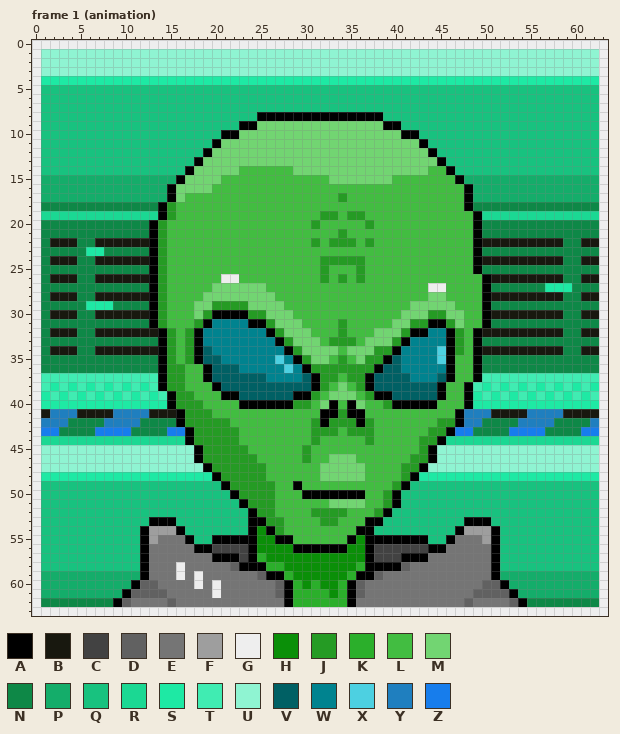
A pixel-art file gets an edit: Assets/AnimationImporter-master/portraits/alien-portrait.ase. Above, as it was before the edit.
64x64 pixels, 8 frames. Colours within 5 levels of each other are drawn and written as one. Shown: frame 1 (animation). The commit also changed other frames, which this record leaves out.
Visible layers, top first: "border", "glitch/screen", "glitch/noise", "glitch/bars", "face", "pit".
Palette (. is transparent): A #000000  B #18180f  C #424242  D #616161  E #757575  F #9e9e9e  G #eeeeee  H #0a8f08  J #259b24  K #2baf2b  L #42bd41  M #72d572  N #0e8847  P #14ad6a  Q #18c27f  R #1bd893  S #1ee9a4  T #40ecb2  U #8ff4d2  V #006064  W #00838f  X #4dd0e1  Y #1f7fbf  Z #177dec
Pixels before, frame 1 (animation) (only the part around the change), first column x 0:
 0 GGGGGGGGGGGGGGGGGGGGGGGGGGGGGGGGGGGGGGGGGGGGGGGGGGGGGGGGGGGGGGGG
 1 GUUUUUUUUUUUUUUUUUUUUUUUUUUUUUUUUUUUUUUUUUUUUUUUUUUUUUUUUUUUUUUG
 2 GUUUUUUUUUUUUUUUUUUUUUUUUUUUUUUUUUUUUUUUUUUUUUUUUUUUUUUUUUUUUUUG
 3 GUUUUUUUUUUUUUUUUUUUUUUUUUUUUUUUUUUUUUUUUUUUUUUUUUUUUUUUUUUUUUUG
 4 GSSSSSSSSSSSSSSSSSSSSSSSSSSSSSSSSSSSSSSSSSSSSSSSSSSSSSSSSSSSSSSG
 5 GQQQQQQQQQQQQQQQQQQQQQQQQQQQQQQQQQQQQQQQQQQQQQQQQQQQQQQQQQQQQQQG
 6 GQQQQQQQQQQQQQQQQQQQQQQQQQQQQQQQQQQQQQQQQQQQQQQQQQQQQQQQQQQQQQQG
 7 GQQQQQQQQQQQQQQQQQQQQQQQQQQQQQQQQQQQQQQQQQQQQQQQQQQQQQQQQQQQQQQG
 8 GQQQQQQQQQQQQQQQQQQQQQQQQAAAAAAAAAAAAAAQQQQQQQQQQQQQQQQQQQQQQQQG
 9 GQQQQQQQQQQQQQQQQQQQQQQAAMMMMMMMMMMMMMMAAQQQQQQQQQQQQQQQQQQQQQQG
10 GQQQQQQQQQQQQQQQQQQQQAAMMMMMMMMMMMMMMMMMMAAQQQQQQQQQQQQQQQQQQQQG
11 GQQQQQQQQQQQQQQQQQQQAMMMMMMMMMMMMMMMMMMMMMMAQQQQQQQQQQQQQQQQQQQG
12 GQQQQQQQQQQQQQQQQQQAMMMMMMMMMMMMMMMMMMMMMMMMAQQQQQQQQQQQQQQQQQQG
13 GQQQQQQQQQQQQQQQQQAMMMMMMMMMMMMMMMMMMMMMMMMMMAQQQQQQQQQQQQQQQQQG
14 GQQQQQQQQQQQQQQQQAMMMMMLLLLLLMMMMMMMMMMMMMMMLLAQQQQQQQQQQQQQQQQG
15 GPPPPPPPPPPPPPPPAMMMMLLLLLLLLLLLLMMMMMMMLLLLLLLAPPPPPPPPPPPPPPPG
16 GPPPPPPPPPPPPPPAMMMMLLLLLLLLLLLLLLLLLLLLLLLLLLLLAPPPPPPPPPPPPPPG
17 GPPPPPPPPPPPPPPAMLLLLLLLLLLLLLLLLLJLLLLLLLLLLLLLAPPPPPPPPPPPPPPG
18 GNNNNNNNNNNNNNAJLLLLLLLLLLLLLLLLLLLLLLLLLLLLLLLLANNNNNNNNNNNNNNG
19 GRRRRRRRRRRRRRAJLLLLLLLLLLLLLLLLJJLJJLLLLLLLLLLLLARRRRRRRRRRRRRG
20 GNNNNNNNNNNNNAJLLLLLLLLLLLLLLLLJLLLLLJLLLLLLLLLLLANNNNNNNNNNNNNG
21 GNNNNNNNNNNNNAJLLLLLLLLLLLLLLLLLLLJLLLLLLLLLLLLLLANNNNNNNNNNNNNG
22 GNBBBNNBBBBBBAJLLLLLLLLLLLLLLLLJLJJJLJLLLLLLLLLLLABBBBBBBBBNNBBG
23 GNNNNNSSNNNNNAJLLLLLLLLLLLLLLLLLLLLLLLLLLLLLLLLLLANNNNNNNNNNNNNG
24 GNBBBNNBBBBBBAJLLLLLLLLLLLLLLLLLJJJJJLLLLLLLLLLLLABBBBBBBBBNNBBG
25 GNNNNNNNNNNNNAJLLLLLLLLLLLLLLLLLJLLLJLLLLLLLLLLLLANNNNNNNNNNNNNG
26 GNBBBNNBBBBBBAJLLLLLLGGLLLLLLLLLJLJLJLLLLLLLLLLLLLABBBBBBBBNNBBG
27 GNNNNNNNNNNNNAJLLLLLMMMMMMLLLLLLLLLLLLLLLLLLGGLLLLANNNNNNSSSNNNG
28 GNBBBNNBBBBBBAJLLLLMMMMMMMMLLLLLLLLLLLLLLLLLMMLLLLABBBBBBBBNNBBG
29 GNNNNNSSSNNNNAJLLLMMJJJJMMMMLLLLLLLLLLLLLLMMMMMLLLANNNNNNNNNNNNG
30 GNBBBNNBBBBBBAJLLLMJAAAAJJMMMLLLLLLLLLLLLMMMJJMMLLABBBBBBBBNNBBG
31 GNNNNNNNNNNNNAJLLLJAWWWWAAJMMMLLLLJLLLLLMMJJAAJMLLANNNNNNNNNNNNG
32 GNBBBNNBBBBBBBAJLJAWWWWWWWAJMMMLLLJLLLMMMJAAWWAJLABBBBBBBBBNNBBG
33 GNNNNNNNNNNNNNAJLJAWWWWWWWWAJMMMLJJJLMMMJAWWWWAJLANNNNNNNNNNNNNG
34 GNBBBNNBBBBBBBAJLJAVWWWWWWWWAJMMMMLMMMJJAWWWWXAJLABBBBBBBBBNNBBG
35 GNNNNNNNNNNNNNAJLJAVVWWWWWWXWAJMMLJLMJJAVWWWWXALLANNNNNNNNNNNNNG
36 GNNNNNNNNNNNNNAJJLLAVVVWWWWWXWAJJJJJJJAVVWWWWWALLANNNNNNNNNNNNNG
37 GTTTTTTTTTTTTTAJJLLAVVVVVVWWWWVAJJLJJAVVVVWWWVALLATTTTTTTTTTTTTG
38 GTSTSTSTSTSTSTAJJLLLAVVVVVVVVVVAJLMLJAVVVVVVVALLATSTSTSTSTSTSTSG
39 GSTSTSTSTSTSTSTAJJLLLAAVVVVVVAAJLMMMLJAAVVVVVALLASTSTSTSTSTSTSTG
40 GSSSSSSSSSSSSSSAJJJLLLLAAAAAAJJLMALAMLLJAAAAALLLASSSSSSSSSSSSSSG
41 GBYYYBBBBYYYYBBBAJJJLLLLLLLLLLLLAAJAALLLLLLLLLLAYYYBBBBYYYYBBBBG
42 GYYYNNNNYYYYNNNNAJJJJJLLLLLLLLLJAJJJAJLLLLLLLJJAYYNNNNYYYYNNNNYG
43 GZZNNNNZZZZNNNNZZAJJJJJLLLLLLLLJJJLJJJLLLLLLJJAZZNNNNZZZZNNNNZZG
44 GRRRRRRRRRRRRRRRRAJJJJJLLLLLLLLJLLLLLJLLLLLJJARRRRRRRRRRRRRRRRRG
45 GUUUUUUUUUUUUUUUUUAJJJJJLLLLLLJLLLLLLLLLLLLJAUUUUUUUUUUUUUUUUUUG
46 GUUUUUUUUUUUUUUUUUAJJJJJJLLLLLJLLMMMLLLLLLJJAUUUUUUUUUUUUUUUUUUG
47 GUUUUUUUUUUUUUUUUUUAJJJJJJLLLLLLMMMMMLLLLJJAUUUUUUUUUUUUUUUUUUUG
48 GSSSSSSSSSSSSSSSSSSSAJJJJJLLLLLLMMMMMLLLLJASSSSSSSSSSSSSSSSSSSSG
49 GQQQQQQQQQQQQQQQQQQQQAJJJJJLLALLLLLLLLLLJAQQQQQQQQQQQQQQQQQQQQQG
50 GQQQQQQQQQQQQQQQQQQQQQAJJJJLLLAAAAAAALLJAQQQQQQQQQQQQQQQQQQQQQQG
51 GQQQQQQQQQQQQQQQQQQQQQQAJJJLLLLLLMMMMLLJAQQQQQQQQQQQQQQQQQQQQQQG
52 GQQQQQQQQQQQQQQQQQQQQQQQAJJLLLLJJJJLLLJAQQQQQQQQQQQQQQQQQQQQQQQG
53 GQQQQQQQQQQQQAAAQQQQQQQQAAJJLLLLJJLLLAAQQQQQQQQQAAAQQQQQQQQQQQQG
54 GQQQQQQQQQQQAFFFAQQQQQQQAHAJLLLLLLLLAAQQQQQQQQQAFFFAQQQQQQQQQQQG
55 GQQQQQQQQQQQAFEEEAQQAAAAAHHAALLLLLLAHAAAAAAAQQAEEEFAQQQQQQQQQQQG
56 GQQQQQQQQQQQAEEEEEAACCCCAHHHHAAAAAAHHACCCCCCAAEEEEEAQQQQQQQQQQQG
57 GQQQQQQQQQQQAEEEEEEEAAACAKHHHHHHHHHHHACCCAAAEEEEEEEAQQQQQQQQQQQG
58 GQQQQQQQQQQQAEEEGEEEEEDAAAKKHHHHHHHHKAAAADEEEEEEEEEAQQQQQQQQQQQG
59 GPPPPPPPPPPPAEEEGEGEEEEEEDAAKHHHHHHKAADEEEEEEEEEEEEAPPPPPPPPPPPG
60 GPPPPPPPPPPADDEEEEGEGEEEEEEDAKHKHHKADEEEEEEEEEEEEEDDAPPPPPPPPPPG
61 GPPPPPPPPPADDDDEEEEEGEEEEEEDAKKKKHKADEEEEEEEEEEEEDDDDAPPPPPPPPPG
62 GNNNNNNNNADEEEEDEEEEEEEEEEEEAKKKKKKAEEEEEEEEEEEEDEEEEDANNNNNNNNG
63 GGGGGGGGGGGGGGGGGGGGGGGGGGGGGGGGGGGGGGGGGGGGGGGGGGGGGGGGGGGGGGGG
The same view after the edit:
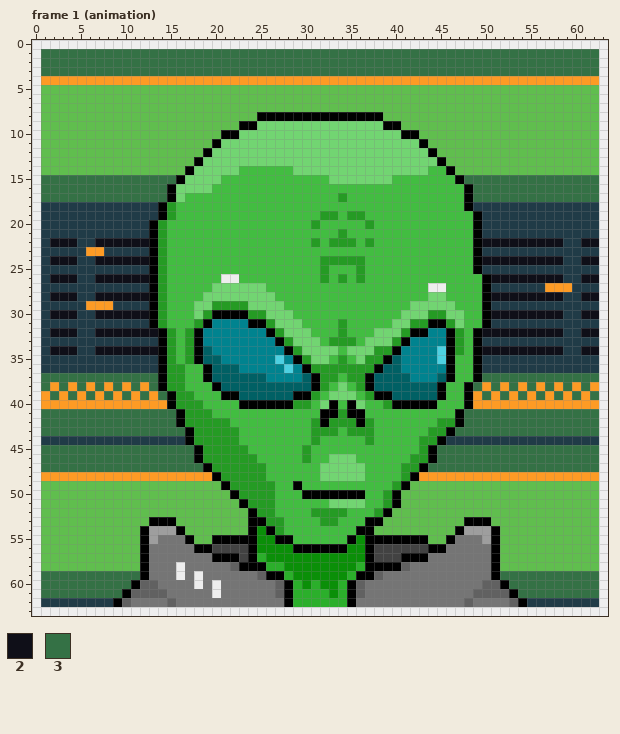
Colours new in this view: 2 #0f0f18  3 #347145
Change:
colour N: #0e8847 -> #203b47
colour Q: #18c27f -> #60be4e
colour S: #1ee9a4 -> #fd9b25
Frame 1 (animation), layer "pit":
y 1..3: x 1..62 UUUUUUUUUUUUUUUUUUUUUUUUUUUUUUUUUUUUUUUUUUUUUUUUUUUUUUUUUUUUUU -> 33333333333333333333333333333333333333333333333333333333333333
y 15: x 1..15 PPPPPPPPPPPPPPP -> 333333333333333; x 48..62 PPPPPPPPPPPPPPP -> 333333333333333
y 16..17: x 1..14 PPPPPPPPPPPPPP -> 33333333333333; x 49..62 PPPPPPPPPPPPPP -> 33333333333333
y 19: x 1..13 RRRRRRRRRRRRR -> NNNNNNNNNNNNN; x 50..62 RRRRRRRRRRRRR -> NNNNNNNNNNNNN
y 22: x 2..4 BBB -> 222; x 7..12 BBBBBB -> 222222; x 50..58 BBBBBBBBB -> 222222222; x 61..62 BB -> 22
y 24: x 2..4 BBB -> 222; x 7..12 BBBBBB -> 222222; x 50..58 BBBBBBBBB -> 222222222; x 61..62 BB -> 22
y 26: x 2..4 BBB -> 222; x 7..12 BBBBBB -> 222222; x 51..58 BBBBBBBB -> 22222222; x 61..62 BB -> 22
y 28: x 2..4 BBB -> 222; x 7..12 BBBBBB -> 222222; x 51..58 BBBBBBBB -> 22222222; x 61..62 BB -> 22
y 30: x 2..4 BBB -> 222; x 7..12 BBBBBB -> 222222; x 51..58 BBBBBBBB -> 22222222; x 61..62 BB -> 22
y 32: x 2..4 BBB -> 222; x 7..13 BBBBBBB -> 2222222; x 50..58 BBBBBBBBB -> 222222222; x 61..62 BB -> 22
y 34: x 2..4 BBB -> 222; x 7..13 BBBBBBB -> 2222222; x 50..58 BBBBBBBBB -> 222222222; x 61..62 BB -> 22
y 37: x 1..13 TTTTTTTTTTTTT -> 3333333333333; x 50..62 TTTTTTTTTTTTT -> 3333333333333
y 38: x 1 T -> 3; x 3 T -> 3; x 5 T -> 3; x 7 T -> 3; x 9 T -> 3; x 11 T -> 3; x 13 T -> 3; x 49 T -> 3; x 51 T -> 3; x 53 T -> 3; x 55 T -> 3; x 57 T -> 3; x 59 T -> 3; x 61 T -> 3
y 39: x 2 T -> 3; x 4 T -> 3; x 6 T -> 3; x 8 T -> 3; x 10 T -> 3; x 12 T -> 3; x 14 T -> 3; x 50 T -> 3; x 52 T -> 3; x 54 T -> 3; x 56 T -> 3; x 58 T -> 3; x 60 T -> 3; x 62 T -> 3
y 41: x 1..15 BYYYBBBBYYYYBBB -> 333333333333333; x 48..62 YYYBBBBYYYYBBBB -> 333333333333333
y 42: x 1..15 YYYNNNNYYYYNNNN -> 333333333333333; x 48..62 YYNNNNYYYYNNNNY -> 333333333333333
y 43: x 1..16 ZZNNNNZZZZNNNNZZ -> 3333333333333333; x 47..62 ZZNNNNZZZZNNNNZZ -> 3333333333333333
y 44: x 1..16 RRRRRRRRRRRRRRRR -> NNNNNNNNNNNNNNNN; x 46..62 RRRRRRRRRRRRRRRRR -> NNNNNNNNNNNNNNNNN
y 45..46: x 1..17 UUUUUUUUUUUUUUUUU -> 33333333333333333; x 45..62 UUUUUUUUUUUUUUUUUU -> 333333333333333333
y 47: x 1..18 UUUUUUUUUUUUUUUUUU -> 333333333333333333; x 44..62 UUUUUUUUUUUUUUUUUUU -> 3333333333333333333
y 59: x 1..11 PPPPPPPPPPP -> 33333333333; x 52..62 PPPPPPPPPPP -> 33333333333
y 60: x 1..10 PPPPPPPPPP -> 3333333333; x 53..62 PPPPPPPPPP -> 3333333333
y 61: x 1..9 PPPPPPPPP -> 333333333; x 54..62 PPPPPPPPP -> 333333333
Changed places in both pictures, as pixel boxes (x1, y1, x2, y2):
changed: (41, 49, 599, 607)
